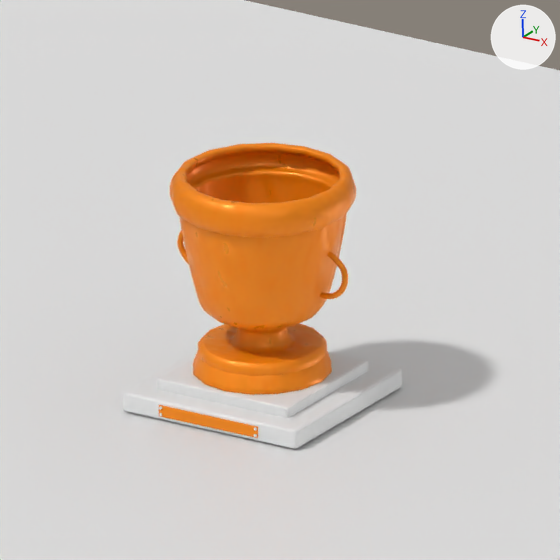
Two versions of the Blender file 트로피.blend, one commit apart.
Camera for both pictures: the file's camera 'Camera'. Arrows for +X, +Y and +Z are at upper right; the lights stay in place.
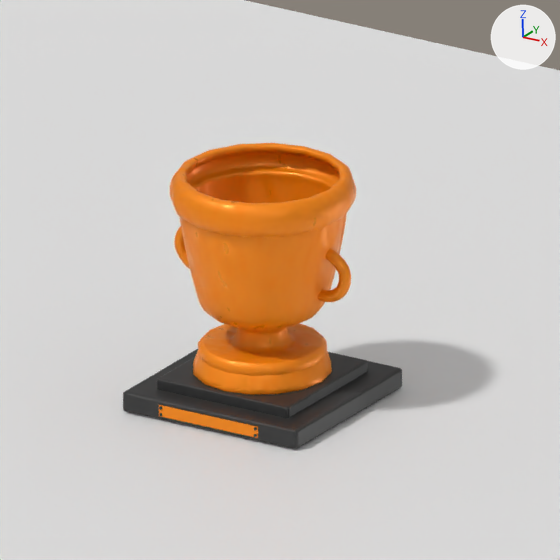
What changed in the scene script:
```text
Add mat_under:
    mat_under = principled_material('Under')
    mat_under.base_color = (0.0273, 0.0273, 0.0273)  # black #2e2e2e
Change me_cube:
    where me_cube.from_pydata(...)  # 8 vertices, 6 faces; spans x -1.0..1.0, y -1.0..1.0, z -0.2..0.2
    add me_cube.materials.append(mat_under)  # black #2e2e2e
Change me_cube_001:
    where me_cube_001.from_pydata(...)  # 8 vertices, 6 faces; spans x -1.0..1.0, y -1.0..1.0, z -0.2..0.2
    add me_cube_001.materials.append(mat_under)  # black #2e2e2e
Change cu_béziercurve:
    cu_béziercurve.bevel_depth: 0.12 -> 0.24
```

Pixel boxes [x1, y1, x2, y2] of what changed, in the pictures (560 x 560 px):
'Cube.001', recoloured (white to grey)
    both: [123, 349, 402, 449]
'Cube', recoloured (white to black)
    both: [157, 352, 368, 418]
'BézierCurve.001', reshaped (10% taller)
    before: [177, 230, 348, 299]
    after: [174, 226, 351, 302]
